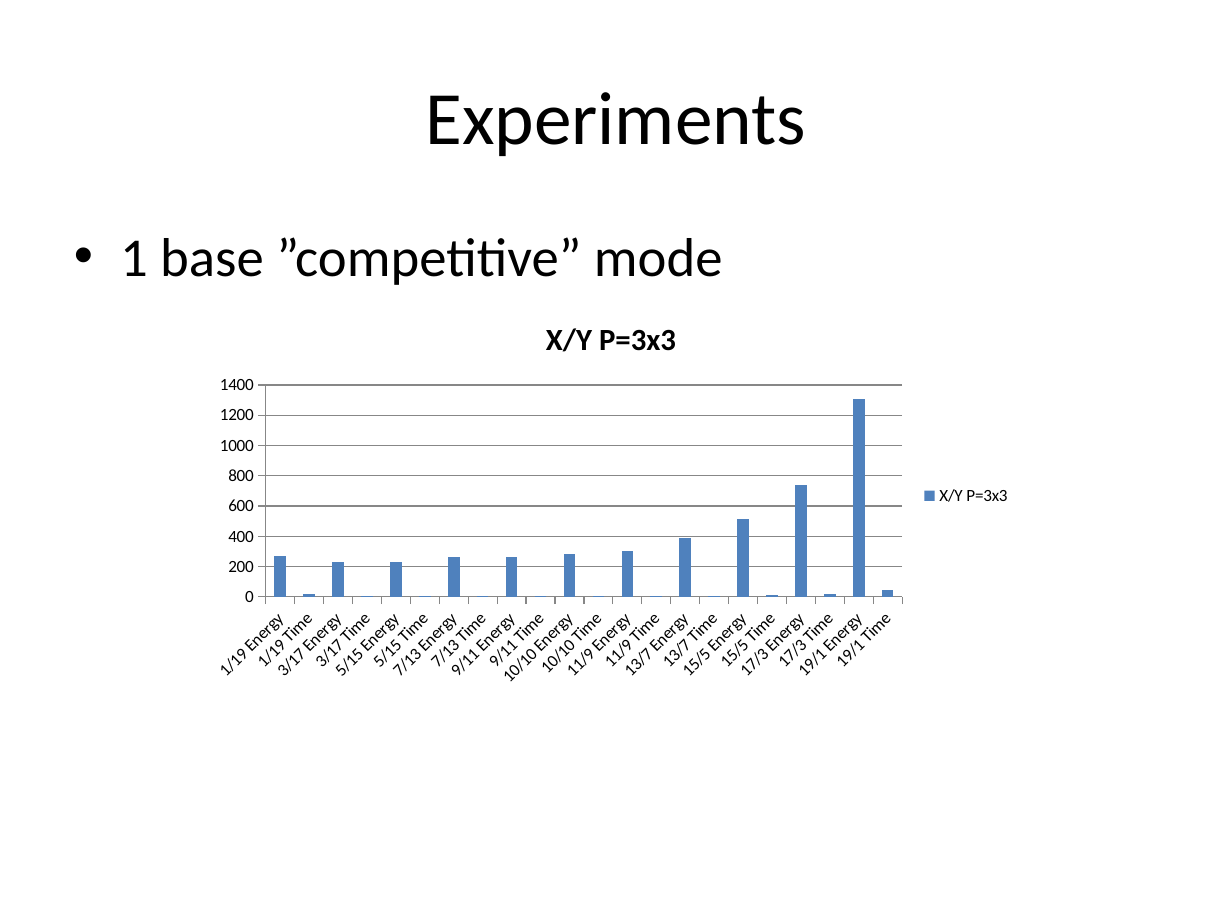
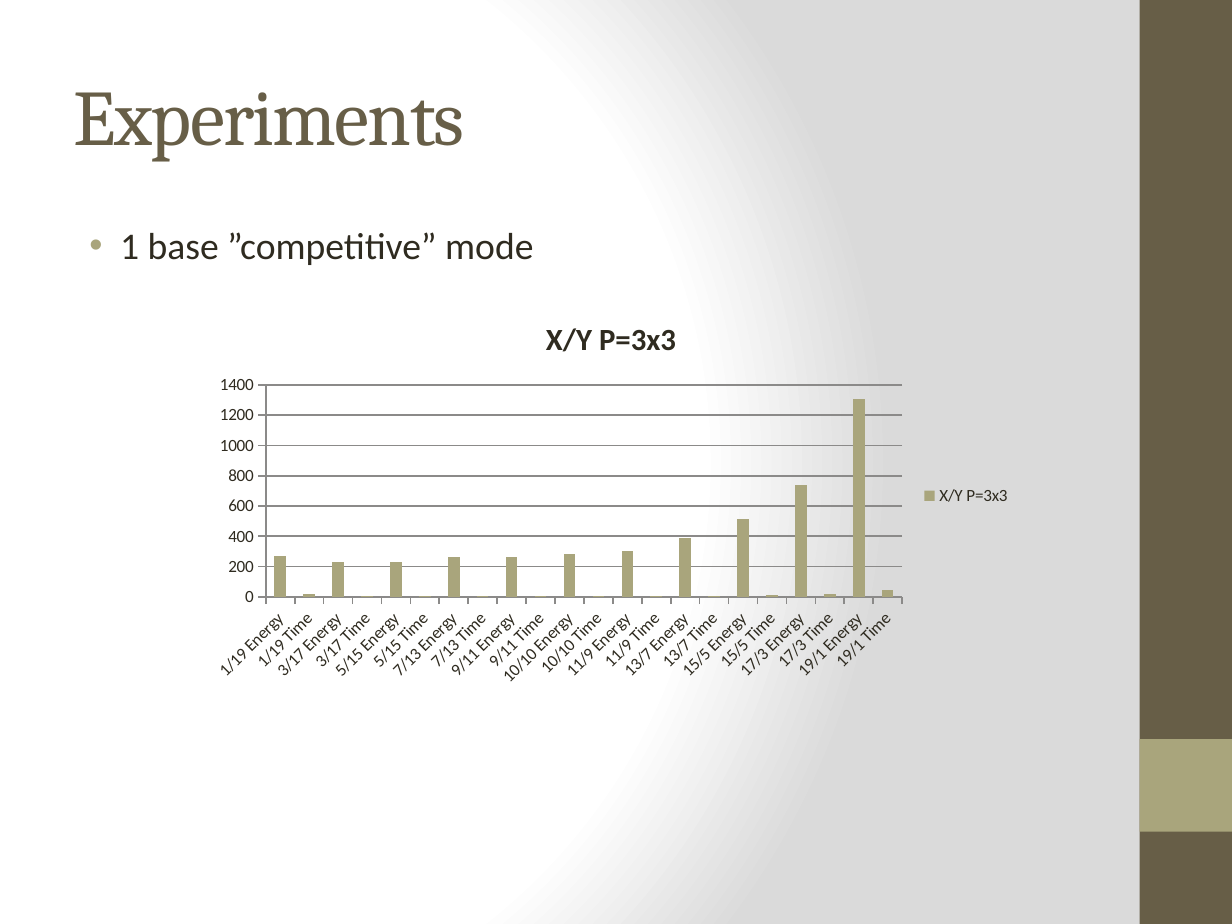
Before and after one commit to isurup/kalle-martin-group, a slide deck: slide 8 of AM24/report and docs/AM24 - presentation.pptx. Drawn at 1232x924 pixels with LibreOffice and Linux fonts; fonts in the diff are those of the drawing. Boxes give left, top, right and bottom in pixels: in the first picture for what was removed or moved away, otherwise in the second. Text is boxed around its words. In the diff, an @@ line names an element or a change of style, - is before the commit and + after.

```diff
--- a/AM24/report and docs/AM24 - presentation.pptx
+++ b/AM24/report and docs/AM24 - presentation.pptx
@@ background #FFFFFF to gradient #FFFFFF to #DADADA @@
@@ rectangle added at <box>1140,0,1232,924</box>, fill #675E47 @@
@@ title "Experiments" at <box>74,92,465,162</box>: size 44 to 46 pt, font Calibri to Cambria, text colour #000000 to #675E47, letter spacing 0 to -1 pt; alignment centre to left @@
@@ text "1 base ”competitive” mode" at <box>120,232,533,265</box>: size 32 to 22 pt, text colour #000000 to #2F2B20; indent changed; less space between paragraphs @@
@@ column chart at <box>198,297,1023,695</box> @@
@@ colour of X/Y P=3x3 #4F81BD to #A9A57C @@
@@ category axis changed @@
@@ value axis changed @@
@@ bar spacing changed @@
@@ lettering changed @@
@@ rectangle added at <box>1140,739,1232,832</box>, fill #A9A57C @@
```
Also in this commit, not shown: 9 other slides changed.
